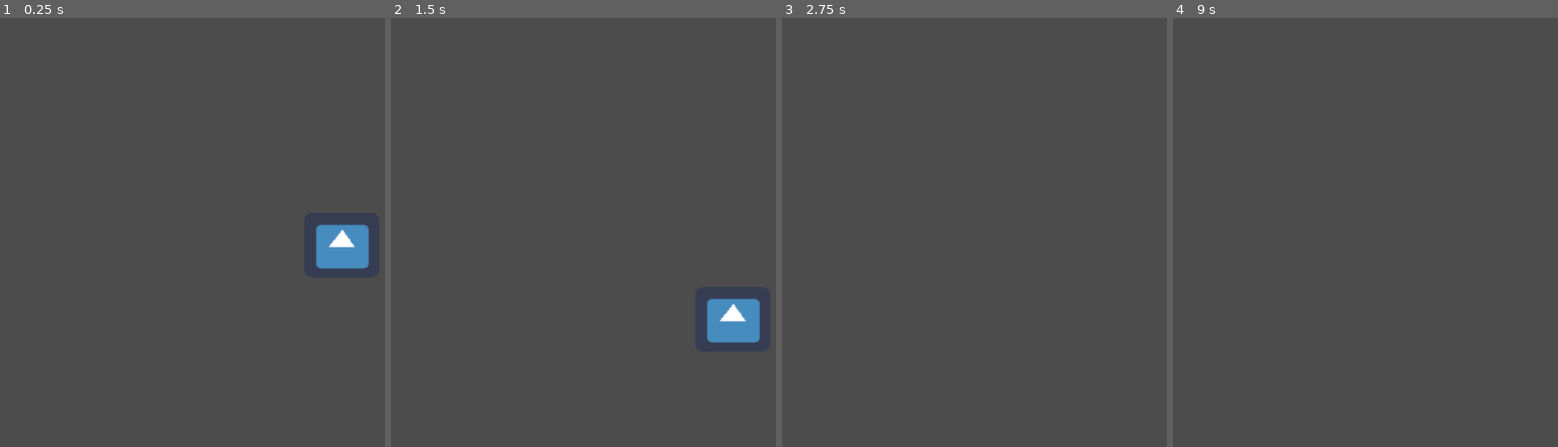
Above: before the commit, frames 1-4 (left to right).
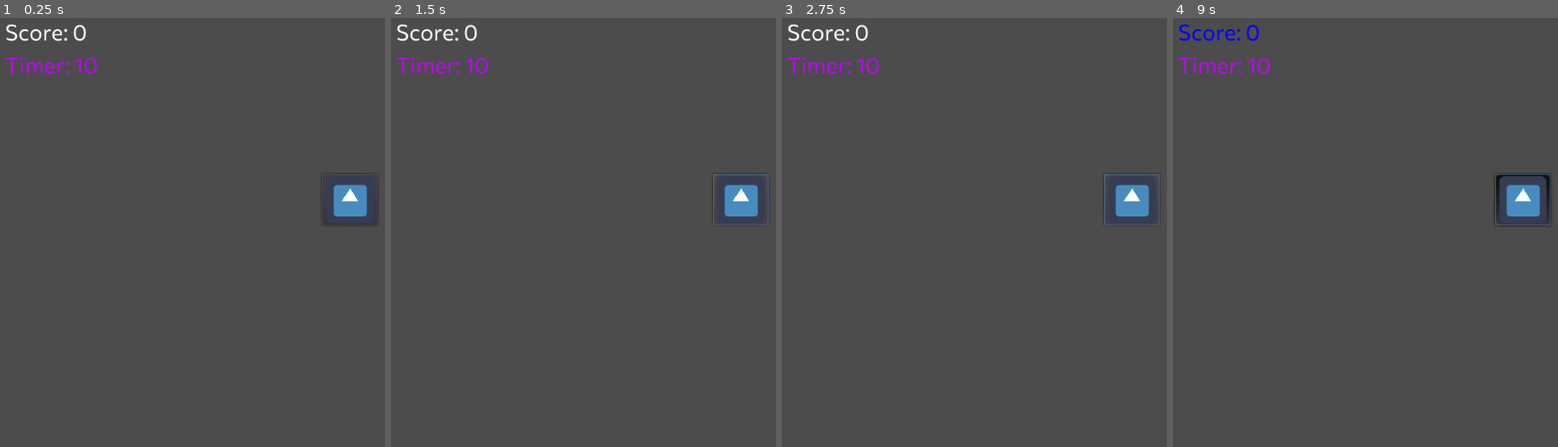
Above: after the commit, the same moments.

Repository: Super-Joosh/GodotTest10-15-2026
Game: Godot game, scene res://World.tscn
The game is run twice, just before and just after one commit, with the same random seed, the same clock (stepped at 60 frames per second) and the same inputs. Before the commit the project starts from res://Node2D.tscn. The engine's default icon, where the game draws it, is replaced by a stand-in: a white triangle on a blue panel in a dark square.
Inputs (mouse positions are in pixels of both pictures, inside the frame that each line leads up to):
- Up to frame 1 (0.25 s): no input
- Up to frame 2 (1.5 s): click (741, 198) at 0.52 s; click (741, 198) at 1.27 s
- Up to frame 3 (2.75 s): click (1132, 198) at 2.02 s
- Up to frame 4 (9 s): hold Space (my_action, bound only after the commit) 2.78-3.53 s; tap Enter at 3.5, 5, 6.5 s; tap Space (my_action, bound only after the commit) at 3.6, 4.25, 5.1, 5.75, 6.6, 7.25, 8.1 s; hold Space (my_action, bound only after the commit) 4.28-5.03 s; hold Space (my_action, bound only after the commit) 5.78-6.53 s; hold Space (my_action, bound only after the commit) 7.28-8.03 s; hold Space (my_action, bound only after the commit) from 8.78 s (still down)

The runs differ from the first frame. In frame 1, 2.7% of the frame differs, in the area x 1-96%, y 1-59%; in frame 2, 2.8%, in the area x 1-99%, y 1-76%; in frame 3, 1.3%; in frame 4, 1.6%.

Commit message:
first main day

Diff:
--- a/Node2D.tscn
+++ /dev/null
@@ -1,19 +0,0 @@
-[gd_scene load_steps=4 format=2]
-
-[ext_resource path="res://icon.png" type="Texture" id=1]
-[ext_resource path="res://RigidBody2D.gd" type="Script" id=2]
-
-[sub_resource type="RectangleShape2D" id=1]
-
-[node name="Node2D" type="Node2D"]
-
-[node name="RigidBody2D" type="RigidBody2D" parent="."]
-script = ExtResource( 2 )
-
-[node name="Sprite" type="Sprite" parent="RigidBody2D"]
-position = Vector2( 489, 322 )
-scale = Vector2( 1.59375, 1.38281 )
-texture = ExtResource( 1 )
-
-[node name="CollisionShape2D" type="CollisionShape2D" parent="RigidBody2D"]
-shape = SubResource( 1 )
--- a/RigidBody2D.gd
+++ /dev/null
@@ -1,16 +0,0 @@
-extends RigidBody2D
-
-
-# Declare member variables here. Examples:
-# var a = 2
-# var b = "text"
-
-
-# Called when the node enters the scene tree for the first time.
-func _ready():
-	pass # Replace with function body.
-
-
-# Called every frame. 'delta' is the elapsed time since the previous frame.
-#func _process(delta):
-#	pass
--- /dev/null
+++ b/World.gd
@@ -0,0 +1,17 @@
+extends Node2D
+
+
+# Declare member variables here. Examples:
+# var a = 2
+# var b = "text"
+
+
+# Called when the node enters the scene tree for the first time.
+func _ready():
+	print("Hello World!")
+
+func _input(event):
+	if event.is_action_pressed("my_action"):
+		$Score.modulate = Color.blue
+	if event.is_action_released("my_action"):
+		$Score.modulate = Color.white
--- /dev/null
+++ b/World.tscn
@@ -0,0 +1,41 @@
+[gd_scene load_steps=6 format=2]
+
+[ext_resource path="res://icon.png" type="Texture" id=1]
+[ext_resource path="res://Commissioner-Regular.ttf" type="DynamicFontData" id=2]
+[ext_resource path="res://World.gd" type="Script" id=3]
+
+[sub_resource type="DynamicFont" id=1]
+size = 30
+font_data = ExtResource( 2 )
+
+[sub_resource type="DynamicFont" id=2]
+size = 30
+font_data = ExtResource( 2 )
+
+[node name="World" type="Node2D"]
+script = ExtResource( 3 )
+
+[node name="Button" type="Button" parent="."]
+margin_left = 462.0
+margin_top = 228.0
+margin_right = 538.0
+margin_bottom = 298.0
+icon = ExtResource( 1 )
+
+[node name="Score" type="Label" parent="."]
+margin_left = 30.0
+margin_top = 15.0
+margin_right = 142.0
+margin_bottom = 53.0
+custom_fonts/font = SubResource( 1 )
+text = "Score: 0"
+percent_visible = -0.142857
+
+[node name="Timer" type="Label" parent="."]
+margin_left = 30.0
+margin_top = 60.0
+margin_right = 157.0
+margin_bottom = 98.0
+custom_colors/font_color = Color( 0.756863, 0.0156863, 1, 1 )
+custom_fonts/font = SubResource( 2 )
+text = "Timer: 10"
--- a/project.godot
+++ b/project.godot
@@ -11,12 +11,20 @@
 [application]
 
 config/name="Godot1"
-run/main_scene="res://Node2D.tscn"
+run/main_scene="res://World.tscn"
 config/icon="res://icon.png"
 
 [gui]
 
 common/drop_mouse_on_gui_input_disabled=true
+
+[input]
+
+my_action={
+"deadzone": 0.5,
+"events": [ Object(InputEventKey,"resource_local_to_scene":false,"resource_name":"","device":0,"alt":false,"shift":false,"control":false,"meta":false,"command":false,"pressed":false,"scancode":0,"physical_scancode":32,"unicode":0,"echo":false,"script":null)
+ ]
+}
 
 [physics]
 
Binary file added: Commissioner-Regular.ttf
